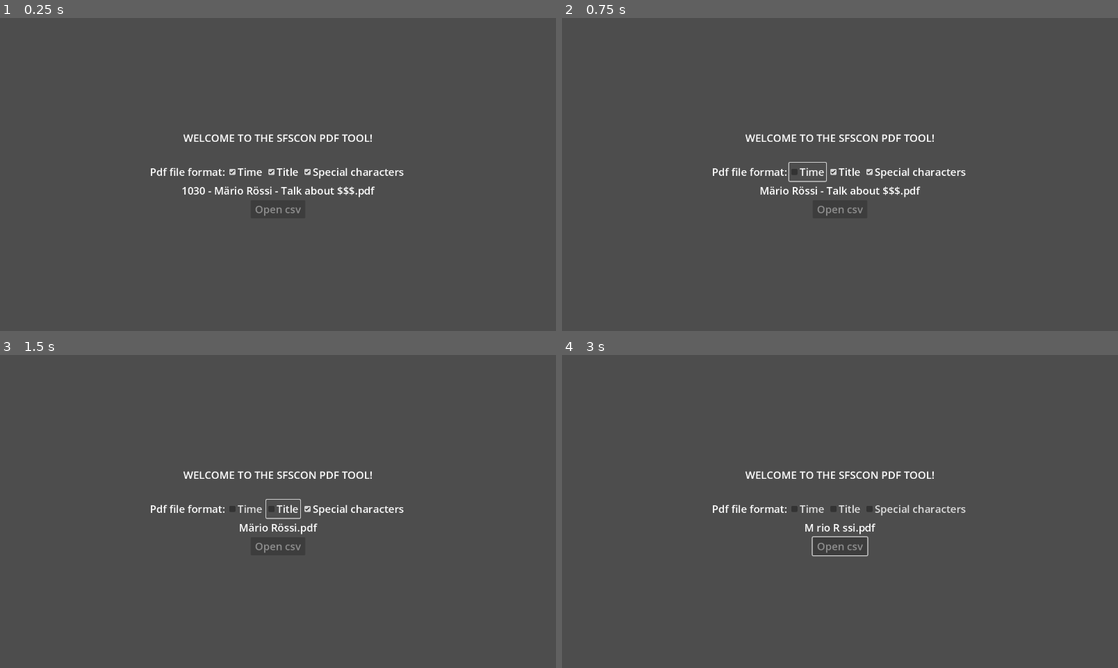
Above: before the commit, frames 1-4 (two rows, left to right).
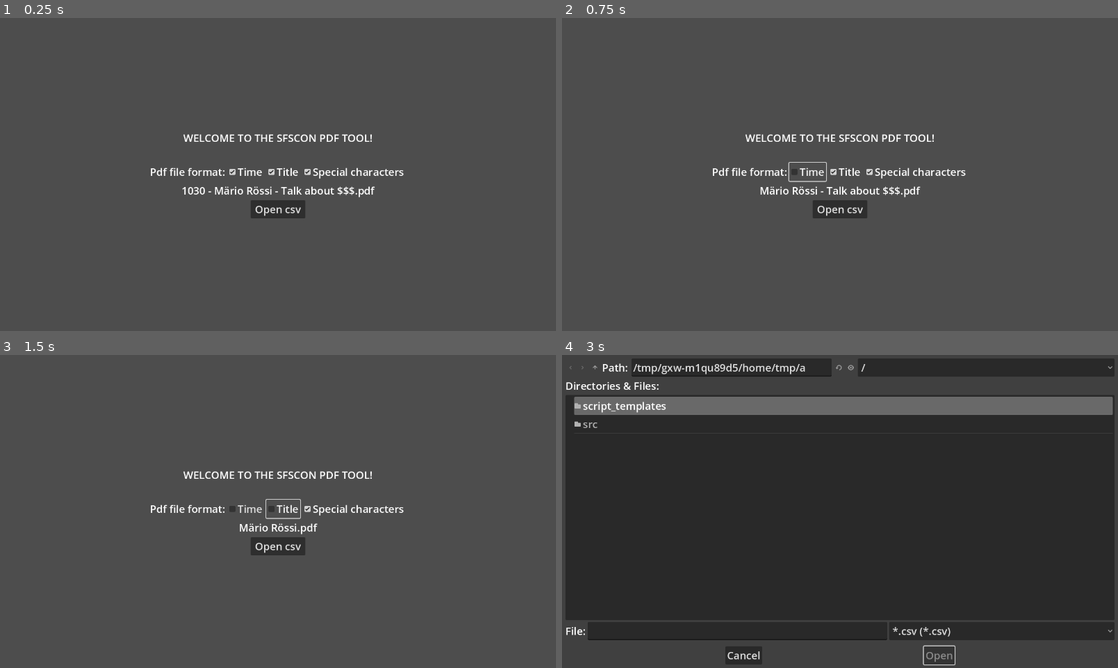
Above: after the commit, the same moments.

Repository: noi-techpark/sfscon-pdf-downloader
Game: Godot game, scene res://src/Main.tscn
Two runs of this game, one before a commit and one after it. Both use one fixed random seed, a clock stepped at 60 frames per second and the inputs below.
Inputs (mouse positions are in pixels of both pictures, inside the frame that each line leads up to):
- Up to frame 1 (0.25 s): no input
- Up to frame 2 (0.75 s): click "Time" at 0.5 s
- Up to frame 3 (1.5 s): click "Title" at 1.25 s
- Up to frame 4 (3 s): click "Special characters" at 2 s; click (840, 545) at 2.75 s, where only the run after the commit has a clickable "Open csv"

The runs differ from the first frame. In frame 1, less than 0.1% of the frame differs, in the area x 46-55%, y 60-64%; in frame 2, less than 0.1%; in frame 3, less than 0.1%; in frame 4, 81%, in the area x 0-100%, y 1-100%.

Commit message:
final fixes for new csv format

Diff:
--- a/app/src/Main.gd
+++ b/app/src/Main.gd
@@ -109,7 +109,7 @@
 	progress_bar.value = counter_done
 
 
-func _on_submit_pressed():
+func _on_submit_pressed() -> void:
 	settings.hide()
 	file_dialog.show()
 
@@ -139,39 +139,61 @@
 				var title: String = line[keys_index[TITLE_KEY]]
 
 				var date: String = line[keys_index[DATE_KEY]]
+				# hotfix for wrong date format 10:3010/11/2023
+				if date.length() > 10:
+					date = date.substr(5)
+
 				counter_total += 1
-				if not data.has(id):
-					errors.append_text(str(errors.get_line_count()) + ") " + title + "\n")
-				elif pdf_link.begins_with("https://www.sfscon.it/wp-content/uploads/"):
+
+				if pdf_link.begins_with("https://www.sfscon.it/wp-content/uploads/"):
+					data[id] = {}
 					data[id]["pdf_link"] = pdf_link
-					data[id]["speaker"] = _escape_string(keys_index[SPEAKER_KEY])
+					data[id]["speaker"] = _escape_string(line[keys_index[SPEAKER_KEY]])
 					data[id]["time"] = line[keys_index[TIME_KEY]].substr(0,5).replace(":", "")
 					data[id]["date"] = date
+					data[id]["title"] = title
+					data[id]["track"] = line[keys_index[TRACK_KEY]]
+					data[id]["room"] = line[keys_index[ROOM_KEY]]
 					counter_pdf += 1
+				else:
+					errors.append_text(str(errors.get_line_count()) + ") " + title + "\n")
 			else:
 				data.erase(id)
 				print("not approved ", line[keys_index[TITLE_KEY]])
 
 	# TREMENDOUS HACK, don't try this at home, these stunts are performed by trained professionals
 	# convert date into day 1, day 2, day 3...
-	for talk: Dictionary in data:
+	var dates_unix: Array[int] = []
+	for talk_id: String in data.keys():
+		var talk: Dictionary = data[talk_id]
 		var date: String = talk["date"]
-		var date_parts: Array[String] = date.split("/")
+		var date_parts: PackedStringArray = date.split("/")
 		# day format 31/12/24
 		var day: int = int(date_parts[0])
 		var month: int = int(date_parts[1])
 		var year: int = int(date_parts[2])
-		year += 2000 # SFSCON still in year 3000 using this tool? COOL!
 
 		# convert to ISO 8601 format 2024-12-31
-		var iso_date: String = "%d-%d-%d"%[year, month, date]
-		var date_dict: Dictionary = Time.get_datetime_dict_from_datetime_string(iso_date, false)
+		var iso_date: String = "%d-%d-%d"%[year, month, day]
 		var date_unix: int = Time.get_unix_time_from_datetime_string(iso_date)
 
-		if not day_mapping.has(date):
-			day_mapping[date] = ""
-
-
+		if not dates_unix.has(date_unix):
+			dates_unix.append(date_unix)
+
+	# sort dates_unix to assign day_mapping with Day 1, Day 2...
+	dates_unix.sort()
+	var day_counter: int = 1
+	for date_unix: int in dates_unix:
+		var date_dict: Dictionary = Time.get_date_dict_from_unix_time(date_unix)
+		var date_str: String = "%d/%d/%d"%[date_dict.day, date_dict.month, date_dict.year]
+		day_mapping[date_str] = "Day " + str(day_counter)
+		day_counter += 1
+
+	# assign day
+	for talk_id: String in data.keys():
+		var talk: Dictionary = data[talk_id]
+		var date: String = talk["date"]
+		talk["day"] = day_mapping[date]
 
 	progress_bar.max_value = counter_pdf
 	statistics_label.text = "Total: %d  -  Pdf: %d  -  No Pdf: %d"%[counter_total, counter_pdf, counter_total - counter_pdf]
@@ -217,6 +239,7 @@
 		errors2.append_text(str(errors2.get_line_count()) + ") " + file_path + "\n")
 	counter_done += 1
 
+
 func _prepare_dir(base_path: String, path: String) -> String:
 	var dir = DirAccess.open(base_path)
 	if not dir.dir_exists(base_path + path):
@@ -224,10 +247,12 @@
 	dir.change_dir(base_path + path)
 	return base_path + path
 
+
 func _get_day(day: String) -> String:
 	if day_mapping.has(day):
 		return day_mapping[day]
 	return "TBD"
+
 
 func _escape_string(string: String) -> String:
 	var results: Array[RegExMatch] = regex.search_all(string)
@@ -240,8 +265,9 @@
 	return escaped
 
 
-func _on_restart_pressed():
+func _on_restart_pressed() -> void:
 	get_tree().change_scene_to_file("res://src/Main.tscn")
+
 
 func _is_approved(line: Array) -> bool:
 	var date: String = line[keys_index[DATE_KEY]]
@@ -253,17 +279,17 @@
 	return true
 
 
-func _on_time_checkbox_toggled(button_pressed):
+func _on_time_checkbox_toggled(button_pressed) -> void:
 	include_time = button_pressed
 	_update_example()
 
 
-func _on_title_check_box_toggled(button_pressed):
+func _on_title_check_box_toggled(button_pressed) -> void:
 	include_title = button_pressed
 	_update_example()
 
 
-func _on_regex_checkbox_toggled(button_pressed):
+func _on_regex_checkbox_toggled(button_pressed) -> void:
 	include_special_characters = button_pressed
 	_update_example()
 
--- a/app/src/Main.tscn
+++ b/app/src/Main.tscn
@@ -70,7 +70,6 @@
 [node name="Submit" type="Button" parent="Settings"]
 layout_mode = 2
 size_flags_horizontal = 4
-disabled = true
 text = " Open csv "
 
 [node name="WebsiteFileDialog" type="FileDialog" parent="."]
